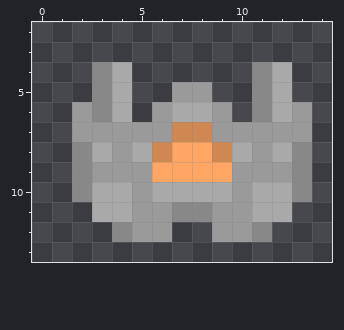
File history of a pixel-art sprite, core/assets-raw/sprites/units/titan.png. The first picture shows the starting point.
The file is 16x16 pixels. Shown: x 0..14, y 2..13.
New version:
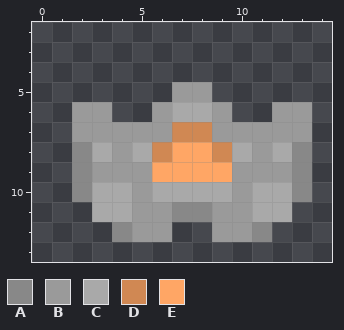
Palette (. is transparent): A #888888  B #9a9a9a  C #a9a9a9  D #d08853  E #ffa665
From old to new:
y 4..5: x 3..4 AC -> ..; x 11..12 AC -> ..
y 6: x 3..4 AC -> B.; x 11..12 AC -> .B
Pixel boxes of the changes (left, top, right, bottom) in both pictures:
changed: (92, 62, 132, 122)
changed: (252, 62, 292, 122)
